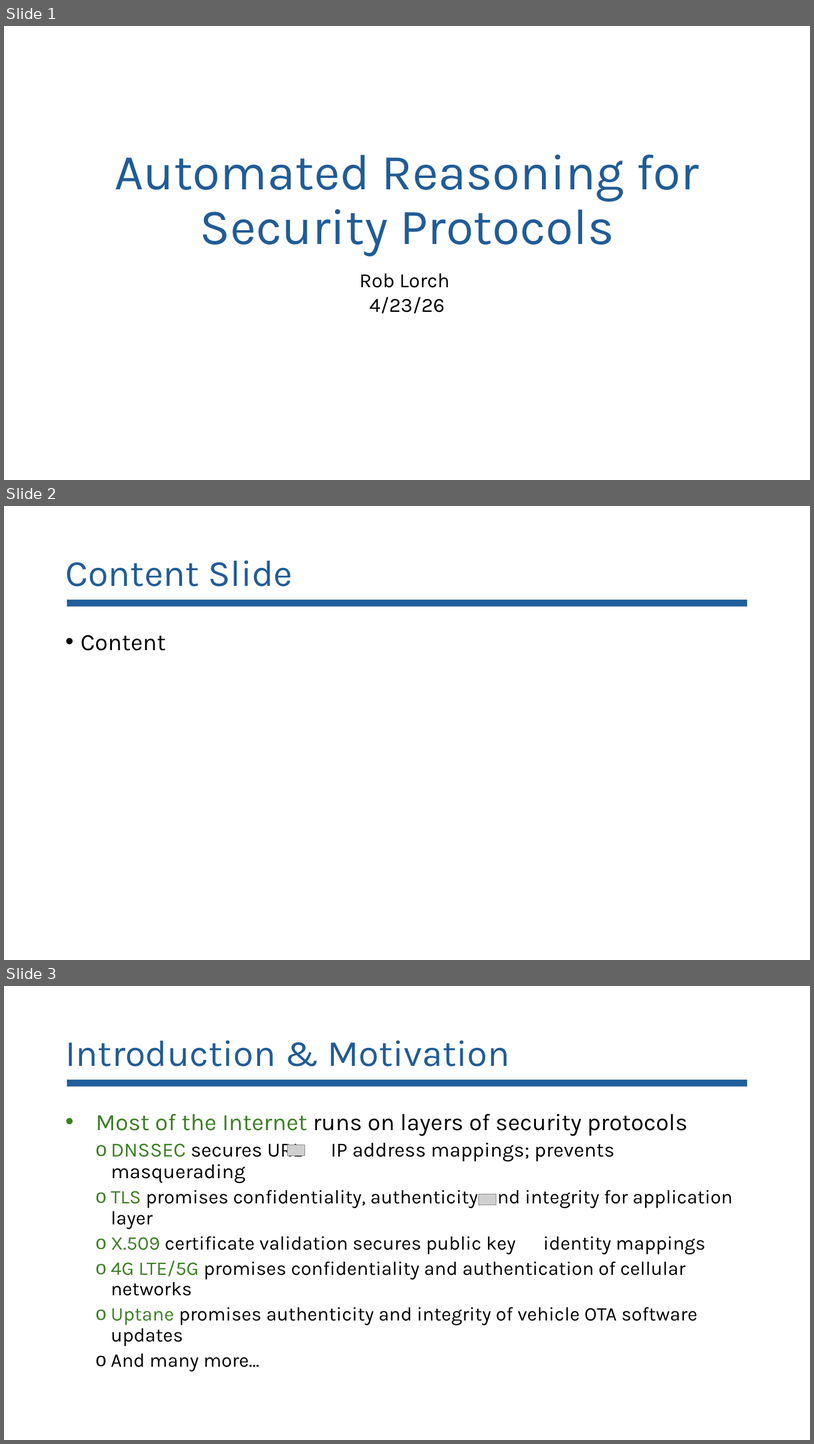
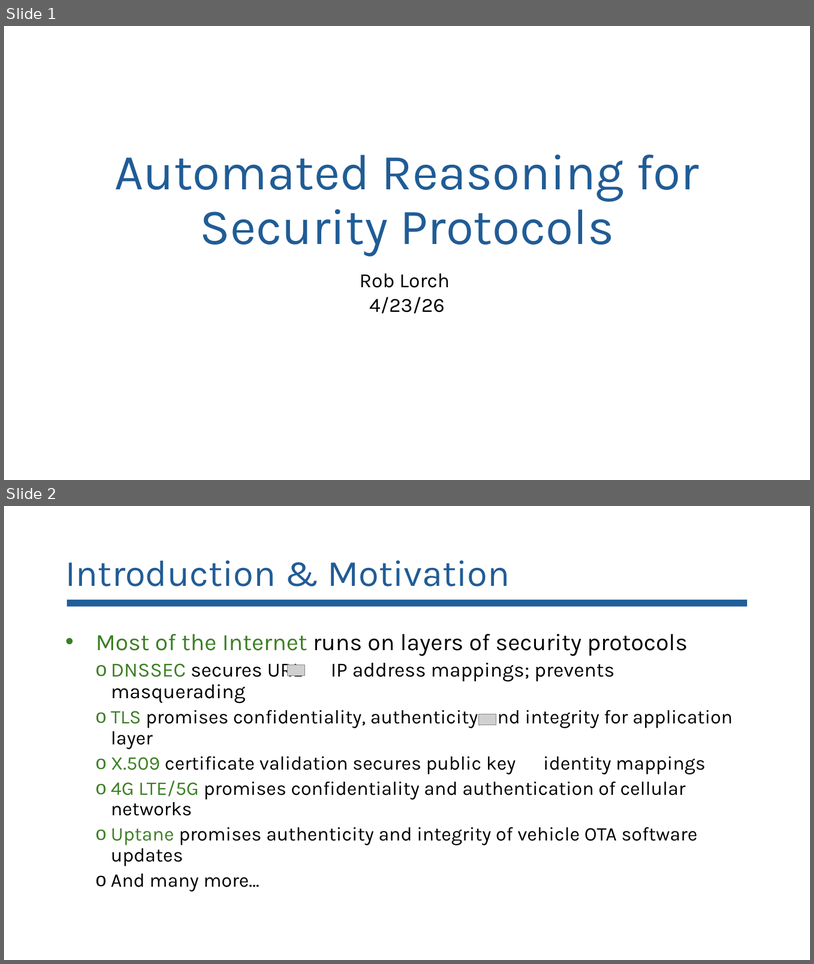
Before and after one commit to lorchrob/comprehensive_exam, a slide deck: Comp slides.pptx. Shown one above the other, each under a label of ours: slides 1, 2 and 3 before the commit, slides 1 and 2 after it. The pictures are 814x1444 and 814x964 pixels, drawn with LibreOffice and Linux fonts; fonts in the diff are those of the drawing; grey boxes stand for pictures. Boxes give left, top, right and bottom in pixels: in the first picture for what was removed or moved away, otherwise in the second. Text is boxed around its words. In the diff, an @@ line names an element or a change of style, - is before the commit and + after.

```diff
--- a/Comp slides.pptx
+++ b/Comp slides.pptx
@@ slide 2 removed at (4,506,810,960), background #FFFFFF @@
@@ title removed at (65,560,293,586) @@
-Content Slide
@@ rectangle removed at (67,600,747,606) @@
@@ text removed at (81,635,166,651) @@
-• Content
@@ what was slide 3 is now slide 2 @@
```
Also in this commit, not shown: 11 slides changed, 19 slides added, 2 other files.
